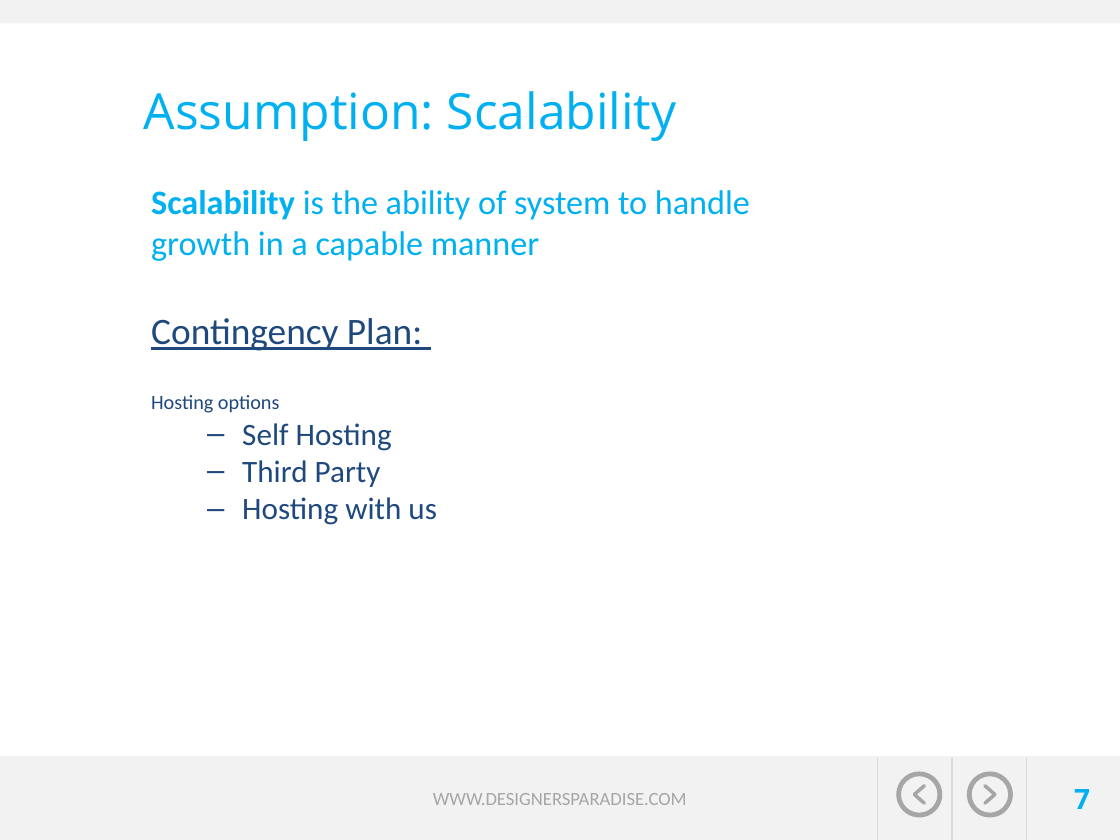
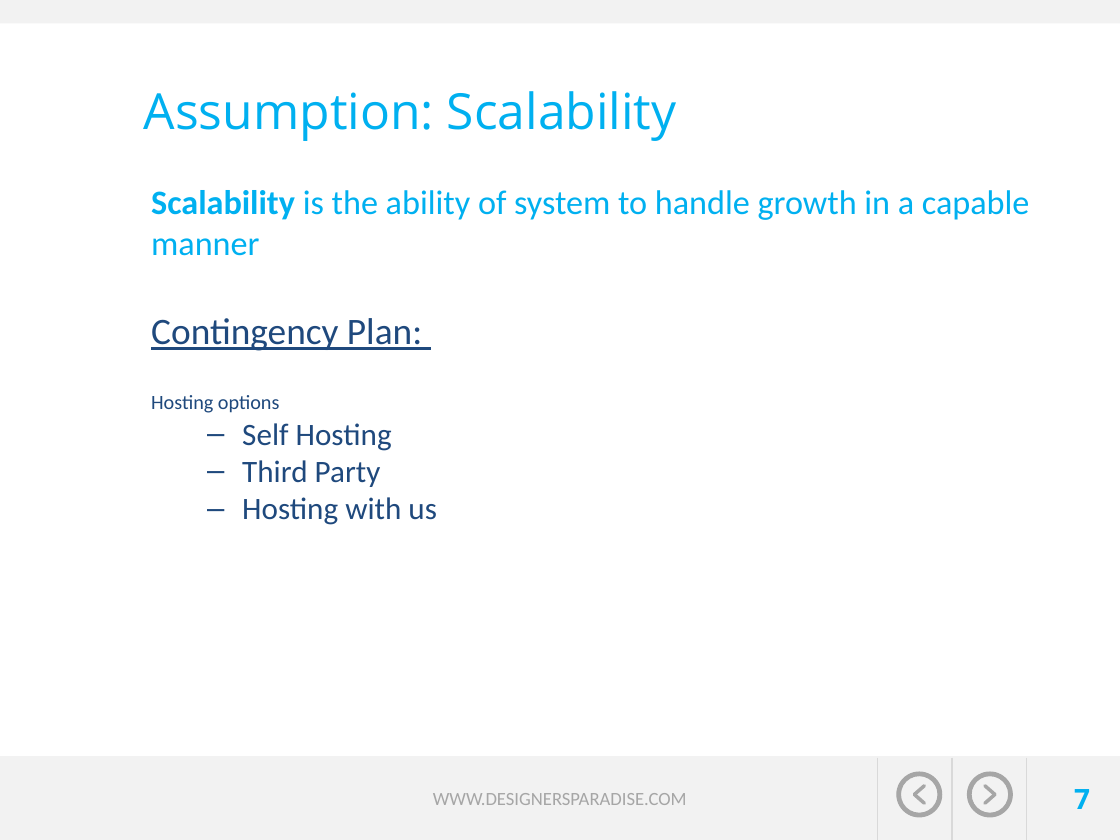
Before and after one commit to jvector-solutions/SAIT-OOSD-Team5, a slide deck: slide 7 of presentation/Travel expert presentation_Group5-John-Megha-Brian-Mahmood.pptx. Drawn at 1120x840 pixels with LibreOffice and Linux fonts; fonts in the diff are those of the drawing; background and template pictures are left out. Boxes give left, top, right and bottom in pixels: in the first picture for what was removed or moved away, otherwise in the second. Text is boxed around its words. In the diff, an @@ line names an element or a change of style, - is before the commit and + after.

```diff
--- a/presentation/Travel expert presentation_Group5-John-Megha-Brian-Mahmood.pptx
+++ b/presentation/Travel expert presentation_Group5-John-Megha-Brian-Mahmood.pptx
@@ text "Scalability is the ability of ..." rewrapped from bbox=[151, 190, 750, 525] to bbox=[151, 190, 1030, 525] @@
```
Also in this commit, not shown: 7 other slides changed, 1 slide added, 1 other file.
